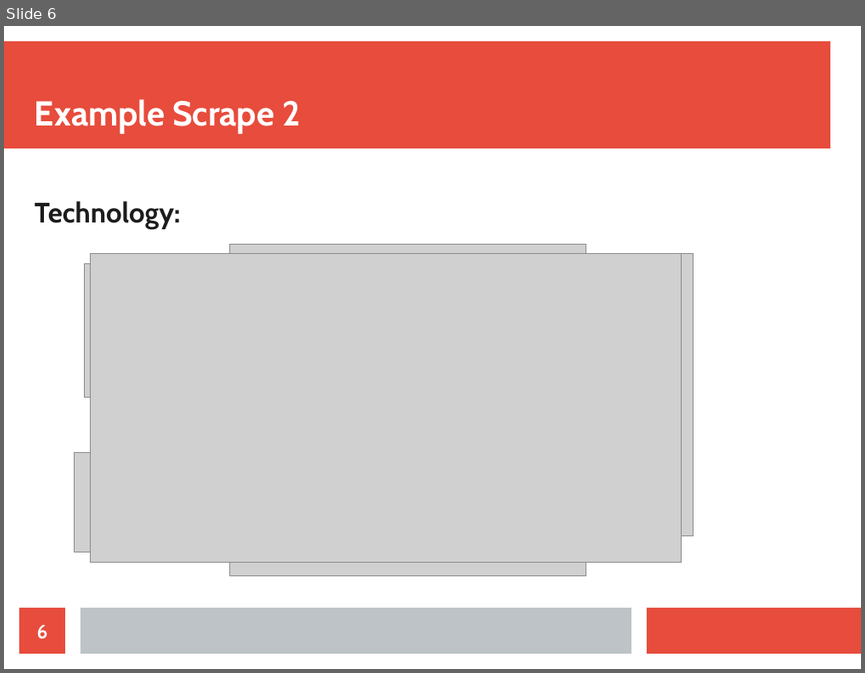
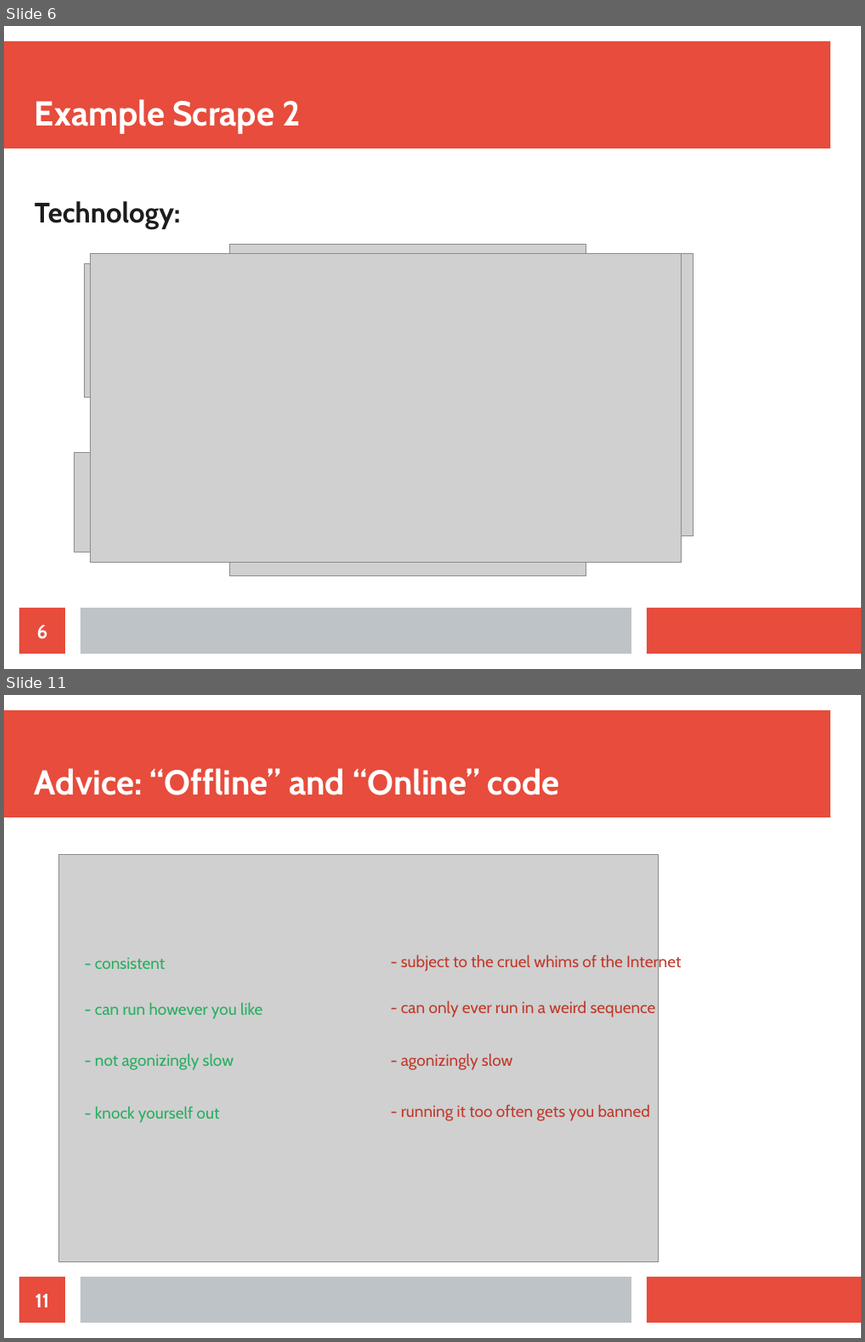
Before and after one commit to Lewington-pitsos/web_scraping_presentation, a slide deck: web_scraping.odp. Shown one above the other, each under a label of ours: slide 6 before the commit, slides 6 and 11 after it; the slides between them are not shown. The pictures are 865x673 and 865x1342 pixels, drawn with LibreOffice and Linux fonts; fonts in the diff are those of the drawing; grey boxes stand for pictures. Boxes give left, top, right and bottom in pixels: in the first picture for what was removed or moved away, otherwise in the second. Text is boxed around its words. In the diff, an @@ line names an element or a change of style, - is before the commit and + after.

Commit message:
advice section finished

```diff
--- a/web_scraping.odp
+++ b/web_scraping.odp
@@ slide 11 added at bbox=[4, 695, 861, 1338], background #FFFFFF; not listed: 3 template elements that a slide beside it also shows @@
@@ title added at bbox=[35, 768, 560, 795], 32 pt, text #FFFFFF, bold @@
+Advice: “Offline” and “Online” code
@@ picture added at bbox=[59, 855, 658, 1262] @@
@@ text added at bbox=[95, 957, 165, 969], 15 pt, text #27AE60 @@
+- consistent
@@ text added at bbox=[401, 954, 681, 972], 15 pt, text #C0392B @@
+- subject to the cruel whims of the Internet
@@ text added at bbox=[401, 1000, 656, 1017], 15 pt, text #C0392B @@
+- can only ever run in a weird sequence
@@ text added at bbox=[95, 1002, 262, 1019], 15 pt, text #27AE60 @@
+- can run however you like
@@ text added at bbox=[95, 1053, 234, 1070], 15 pt, text #27AE60 @@
+- not agonizingly slow
@@ text added at bbox=[401, 1053, 512, 1070], 15 pt, text #C0392B @@
+- agonizingly slow
@@ text added at bbox=[95, 1106, 220, 1123], 15 pt, text #27AE60 @@
+- knock yourself out
@@ text added at bbox=[401, 1104, 650, 1121], 15 pt, text #C0392B @@
+- running it too often gets you banned
@@ page number added at bbox=[19, 1276, 65, 1322], fill #E74C3C, 18 pt, text #FFFFFF, bold @@
+11
```
Also in this commit, not shown: 2 slides changed, 4 other slides added, 1 slide removed, 8 other files.
